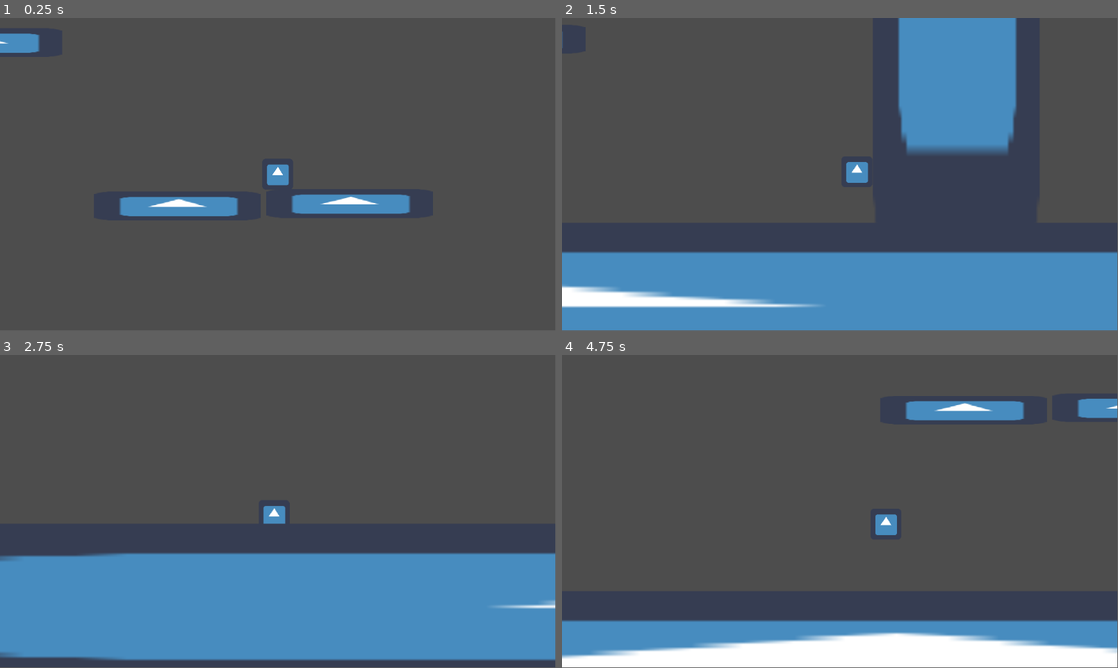
Above: before the commit, frames 1-4 (two rows, left to right).
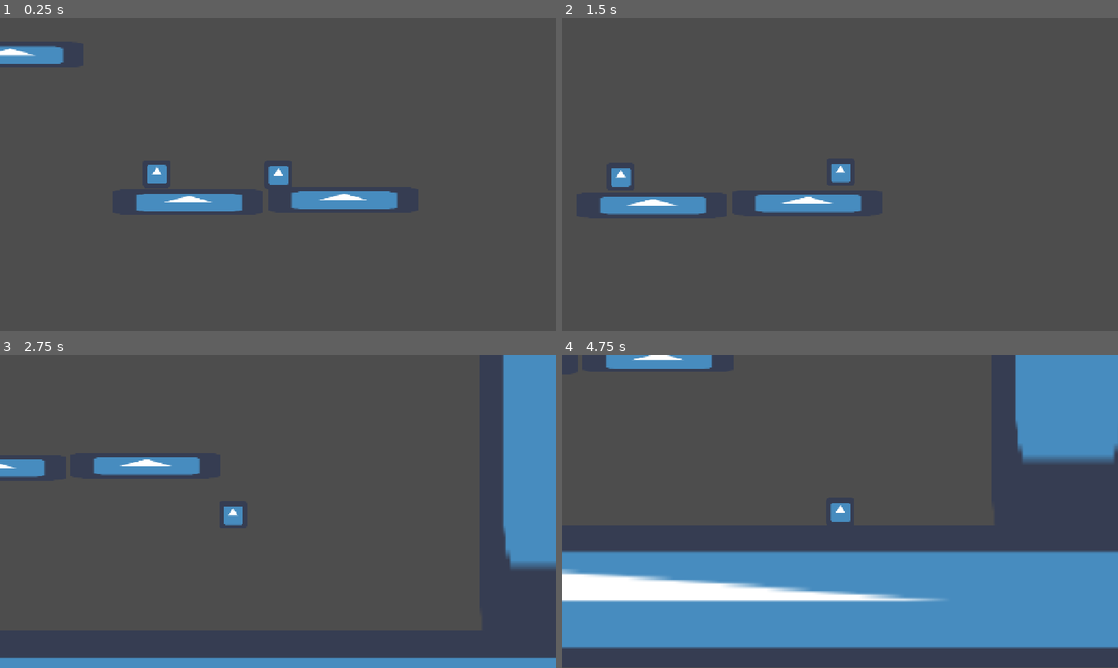
Above: after the commit, the same moments.

Repository: zenbenten/Godot-Platformer
Game: Godot game, scene res://Main.tscn
Same seed, same stepped clock (60 frames per second), same inputs: the game is played once before the commit and once after it. The engine's default icon, where the game draws it, is replaced by a stand-in: a white triangle on a blue panel in a dark square.
Inputs (mouse positions are in pixels of both pictures, inside the frame that each line leads up to):
- Up to frame 1 (0.25 s): no input
- Up to frame 2 (1.5 s): move the mouse to (962, 158) at 0.52 s; hold Z (jump) 0.53-1.28 s; hold Right (right) from 0.53 s (still down); tap X (item_use) at 0.6 s; move the mouse to (728, 190) at 1.27 s; tap Z (jump) at 1.35 s
- Up to frame 3 (2.75 s): tap Z (jump) at 1.52, 1.82 s; tap X (item_use) at 1.55, 2.1 s; move the mouse to (333, 442) at 2.02 s; release Right (right) at 2.03 s; hold Left (left) from 2.03 s (still down); hold Z (jump) from 2.03 s (still down)
- Up to frame 4 (4.75 s): move the mouse to (812, 574) at 2.77 s; release Left (left) at 2.78 s; release Z (jump) at 2.78 s; hold Right (right) 2.78-4.28 s; tap X (item_use) at 2.85, 4.35 s; tap Z (jump) at 3.02, 3.32, 4.52 s; move the mouse to (1006, 558) at 3.52 s; hold Z (jump) 3.53-4.28 s; move the mouse to (673, 464) at 4.27 s; hold Left (left) from 4.28 s (still down)
The window is 799x449 before the commit and 800x450 after it. Grey fills any space a smaller window leaves; there, only what the larger window draws over its background counts as a difference.

The runs differ from the first frame. In frame 1, 2.9% of the frame differs, in the area x 0-74%, y 4-64%; in frame 2, 37%; in frame 3, 44%, in the area x 0-100%, y 0-100%; in frame 4, 40%.

Commit message:
changed player movement physics. set resolution to 1280 by 720

Diff:
--- a/IdleState.gd
+++ b/IdleState.gd
@@ -16,7 +16,7 @@
 
 	# Apply gravity. Even when idle, gravity should be active
 	# to ensure the player stays grounded on slopes or moving platforms.
-	player.velocity.y += 60 # Using your established gravity value
+	player.velocity.y += player.gravity # Using your established gravity value
 
 	# Apply friction to slow the player down to a stop.
 	player.velocity.x = lerp(player.velocity.x, 0.0, ground_friction)
--- a/JumpState.gd
+++ b/JumpState.gd
@@ -1,55 +1,42 @@
-# JumpState.gd
-# Handles all airborne logic, including jumping and falling.
-
 extends State
-
-# Exports for tweaking physics from the Inspector.
-@export var air_speed = 400
-@export var air_friction = 0.95
 
 func enter(msg: Dictionary = {}):
 	var player = state_machine.player
+	if msg.has("is_jump"):
+		player.velocity.y = player.jump_force
+		# Start the timer for holding the jump button
+		player.current_jump_hold_time = player.jump_hold_time
 
-	# This is the key logic: check if we entered this state from a jump action.
-	# The "is_jump" key is sent from the Idle or Move state.
-	if msg.has("is_jump") and msg.is_jump == true:
-		# Apply the jump force. The JUMP_FORCE should be defined in your Player.gd script.
-		player.velocity.y = -player.JUMP_FORCE
-
-		# This is a good place to play a "jump" animation.
-		# For example: state_machine.player.animation_player.play("Jump")
-	else:
-		# If no "is_jump" message, we are falling.
-		# Play a "fall" animation here.
-		# For example: state_machine.player.animation_player.play("Fall")
-		pass
-
-func process_physics(_delta: float):
+func process_physics(delta: float):
 	var player = state_machine.player
 
-	# Apply gravity.
-	player.velocity.y += 60 # Using your established gravity value
+	# --- NEW JUMP LOGIC ---
+	# Check if the player is still holding the jump button and the hold timer is active
+	if Input.is_action_pressed("jump") and player.current_jump_hold_time > 0:
+		# While holding, maintain the upward jump force
+		player.velocity.y = player.jump_force
+	else:
+		# If they let go or the time runs out, stop the hold
+		player.current_jump_hold_time = 0
 
-	# Handle air control.
-	var walk_input = Input.get_action_strength("right") - Input.get_action_strength("left")
-	player.velocity.x += walk_input * air_speed
+	# Decrease the hold timer
+	player.current_jump_hold_time -= delta
 
-	# Apply air friction to prevent infinite acceleration.
-	player.velocity.x *= air_friction
+	# Get horizontal input for air control
+	var direction = sign(Input.get_action_strength("right") - Input.get_action_strength("left"))
+
+	# Apply air control (you can create separate `air_accel` vars for this)
+	player.velocity.x = move_toward(player.velocity.x, player.max_run_speed * direction, player.run_accel * delta)
+
+	# Apply gravity towards max fall speed
+	player.velocity.y = move_toward(player.velocity.y, player.max_fall_speed, player.gravity * delta)
 
 	player.move_and_slide()
 
-	# --- STATE TRANSITIONS ---
+	# --- State Transitions ---
+	if player.is_on_floor():
+		state_machine.transition_to("Idle") # Or Move, depending on input
 
-	# 1. Transition to Idle or Move when we land on the floor.
-	if player.is_on_floor():
-		if is_zero_approx(player.velocity.x):
-			state_machine.transition_to("Idle")
-		else:
-			state_machine.transition_to("Move")
-		return
-
-	# 2. Transition to Swing if the item is used mid-air.
 	if Input.is_action_just_pressed("item_use"):
 		if player.has_ability("Grappling Hook"):
 			state_machine.transition_to("Swing")
--- a/Main.tscn
+++ b/Main.tscn
@@ -95,5 +95,5 @@
 texture = ExtResource("4_cm0pq")
 
 [node name="ItemPickup" parent="." instance=ExtResource("4_fos0i")]
-position = Vector2(-947, 850)
+position = Vector2(42, 497)
 item = ExtResource("5_fos0i")
--- a/MoveState.gd
+++ b/MoveState.gd
@@ -1,40 +1,41 @@
 extends State
 
-# You can export variables to tweak them in the Inspector!
-@export var speed = 500
-@export var friction = 0.85
-
-func enter(msg: Dictionary = {}):
-	# Maybe play a "run" animation
-	pass
-
-func process_physics(_delta: float):
-	# Get player reference from the state machine
+func process_physics(delta: float):
 	var player = state_machine.player
 
-	# Get input
-	var walk = Input.get_action_strength("right") - Input.get_action_strength("left")
-	player.velocity.x += walk * speed
+	# Get horizontal input direction
+	var direction = sign(Input.get_action_strength("right") - Input.get_action_strength("left"))
 
-	# Apply gravity
-	player.velocity.y += 60 # Using your gravity value
+	# --- NEW MOVEMENT LOGIC ---
+	# Apply acceleration using move_toward
+	player.velocity.x = move_toward(player.velocity.x, player.max_run_speed * direction, player.run_accel * delta)
 
-	# Apply friction
-	player.velocity.x *= friction
+	# Apply gravity (even on the ground to handle slopes)
+	player.velocity.y = move_toward(player.velocity.y, player.max_fall_speed, player.gravity * delta)
 
 	player.move_and_slide()
 
 	# --- State Transitions ---
-	if not player.is_on_floor():
-		state_machine.transition_to("Jump") # Or a "Fall" state
-	elif is_zero_approx(walk):
-		state_machine.transition_to("Idle")
-
 	if Input.is_action_just_pressed("jump"):
 		state_machine.transition_to("Jump", {"is_jump": true})
+		return
 
-	# ... inside process_physics ...
-		if Input.is_action_just_pressed("item_use"):
-	# Check if the player has the ability AND we are on the ground
-			if state_machine.player.has_ability("Grappling Hook"):
-				state_machine.transition_to("Swing")
+	if not player.is_on_floor():
+		state_machine.transition_to("Jump") # Fall
+		return
+
+	# Transition to Idle if not moving
+	if is_zero_approx(direction):
+		state_machine.transition_to("Idle")
+		return
+
+	if Input.is_action_just_pressed("item_use"):
+		if player.has_ability("Grappling Hook"):
+			state_machine.transition_to("Swing")
+			return
+		#ANIMATION#
+	#if direction > 0:
+	#player.get_node("Sprite2D").flip_h = false
+#elif direction < 0:
+	#player.get_node("Sprite2D").flip_h = true
+#// player.animation_player.play("Run")
--- a/Player.gd
+++ b/Player.gd
@@ -5,7 +5,13 @@
 extends CharacterBody2D
 
 # Player stats that states might need access to can live here.
-const JUMP_FORCE = 1000
+var max_run_speed = 300 #was 100
+var run_accel = 800
+var gravity = 1200
+var max_fall_speed = 300 #was 160
+var jump_force = -160
+var jump_hold_time = 0.2
+var current_jump_hold_time = 0.0
 
 # The player's inventory of abilities, stored by name.
 var abilities = {}
--- a/SwingState.gd
+++ b/SwingState.gd
@@ -36,7 +36,7 @@
 	# --- APPLY SWINGING PHYSICS (Only when hooked) ---
 	if hook_ability.hooked:
 		# This is the physics logic from before.
-		var chain_velocity = (hook_ability.tip - player.global_position).normalized() * 150 # CHAIN_PULL initially 60
+		var chain_velocity = (hook_ability.tip - player.global_position).normalized() * 80 # CHAIN_PULL initially 60
 		# You can add more complex swing physics here!
 		player.velocity += chain_velocity
 
--- a/project.godot
+++ b/project.godot
@@ -14,6 +14,12 @@
 run/main_scene="res://Main.tscn"
 config/features=PackedStringArray("4.4")
 config/icon="res://icon.png"
+
+[display]
+
+window/size/viewport_width=1280
+window/size/viewport_height=720
+window/stretch/mode="canvas_items"
 
 [input]
 
